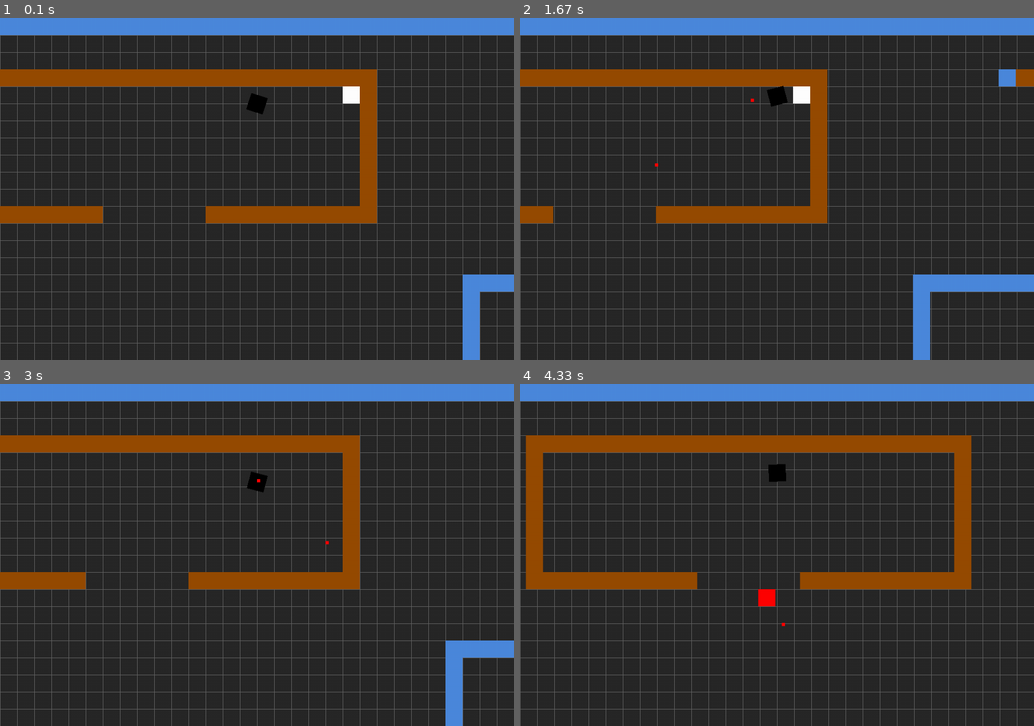
Above: before the commit, frames 1-4 (two rows, left to right).
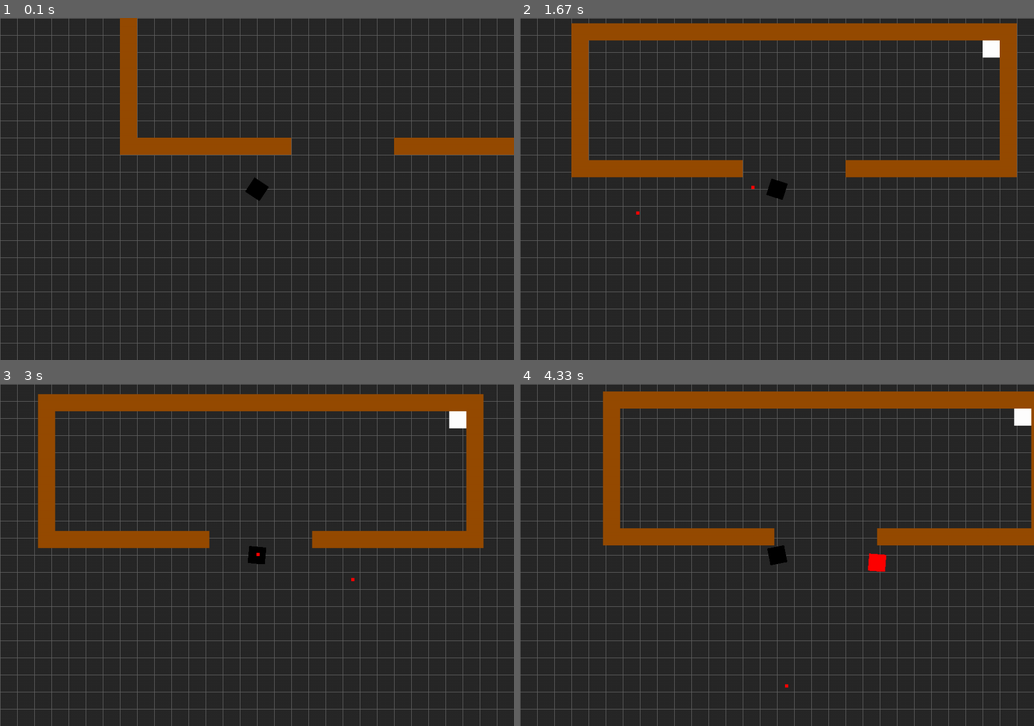
Above: after the commit, the same moments.

Repository: kangshwan/coop_pygame
Game: pygame game, started from main.py
The game is run twice, just before and just after one commit, with the same random seed, the same clock (stepped at 60 frames per second) and the same inputs.
Inputs (mouse positions are in pixels of both pictures, inside the frame that each line leads up to):
- Up to frame 1 (0.1 s): no input
- Up to frame 2 (1.67 s): click (777, 189) at 0.38 s; hold D 0.67-1.13 s; click (941, 178) at 0.75 s; hold W 1.17-1.47 s; click (653, 192) at 1.25 s; hold D from 1.5 s (still down); click (617, 137) at 1.58 s
- Up to frame 3 (3 s): release D at 1.97 s; hold A 2-2.53 s; click (334, 435) at 2.08 s; hold S 2.57-2.87 s; click (318, 585) at 2.65 s; hold A from 2.9 s (still down); click (267, 438) at 2.98 s
- Up to frame 4 (4.33 s): release A at 3.3 s; hold W 3.33-3.7 s; click (591, 544) at 3.42 s; hold D from 3.73 s (still down); click (782, 589) at 3.82 s

The runs differ from the first frame. In frame 1, 18% of the frame differs, in the area x 0-100%, y 0-100%; in frame 2, 21%; in frame 3, 22%; in frame 4, 22%, in the area x 0-100%, y 0-89%.

Commit message:
fixed rotation problem

Diff:
--- a/main.py
+++ b/main.py
@@ -78,6 +78,7 @@
                     self.feed_pos.append((col,row))
                 if tile == 'E':
                     self.enemy_pos.append((col,row))
+
                     #enemy_pos에 col,row 저장. 추후 feed처럼 append하여 생성하면 좋아보임.
         self.camera = Camera(self.map.width, self.map.height)
         # make Camera class / 카메라 객체 생성
--- a/map/map2.txt
+++ b/map/map2.txt
@@ -3,16 +3,16 @@
 1.......................................................................................................1
 1..........22222222222222222222222222..........1221112222111112222221111111222222221111111112222222222..1
 1..........2I......................I2...................................................................1
-1..........2..................P.....2...................................................................1
+1..........2........................2...................................................................1
 1..........2........................2...................................................................1
 1..........2........................2.....................T.............CAR.............................1
 1..........2........................2.....................R.............................................1
 1..........2........................2...................................................................1
 1..........2I......................I2...................................................................1
 1..........2222222222......2222222222...................................................................1
+1.......................................................................................................1
 1..........................E............................................................................1
-1.......................................................................................................1
-1.......................................................................................................1
+1..................P....................................................................................1
 1.........................................111111111111111111111111111111111111111.......................1
 1.........................................1.....................................1.......................1
 1.........................................1.....................................1.......................1
--- a/setting.py
+++ b/setting.py
@@ -40,9 +40,9 @@
 PISTOL_RATE = 250
 
 # grenade properties
-GRENADE_SPEED = 800
+GRENADE_SPEED = 600
 GRENADE_LIFETIME = 3000
-GRENADE_RATE = 1000
+GRENADE_RATE = 10000
 
 
 # item properties
--- a/sprites.py
+++ b/sprites.py
@@ -284,9 +284,11 @@
                 if self.vel.x > 0:
                     self.pos.x = hits[0].rect.left - self.rect.width/2
                     # x 방향 속도가 양수일 경우 -> 오른쪽으로 진행하고있음 따라서 position을 다시 세팅해줌
+                    self.reflect((-1,0))
                 if self.vel.x < 0:
                     self.pos.x = hits[0].rect.right + self.rect.width/2
                     # x 방향 속도가 음수일 경우 -> 왼쪽으로 진행하고있음 따라서 position을 다시 세팅해줌
+                    self.reflect((1,0))
                 self.vel.x = 0
                 # 부딫혔으니 x방향 속도를 0으로 해줌.
                 self.rect.centerx = self.pos.x
@@ -296,38 +298,45 @@
                 if self.vel.y > 0:
                     self.pos.y = hits[0].rect.top - self.rect.height/2
                     # y 방향 속도가 양수일 경우 -> 아래으로 진행하고있음 따라서 position을 다시 세팅해줌
+                    self.reflect((0,-1))
                 if self.vel.y < 0:
                     self.pos.y = hits[0].rect.bottom + self.rect.height/2
                     # y 방향 속도가 양수일 경우 -> 위쪽으로 진행하고있음 따라서 position을 다시 세팅해줌
+                    self.reflect((0,1))
                 self.vel.y = 0
                 # 부딫혔으니 y방향 속도를 0으로 해줌
                 self.rect.centery = self.pos.y
+    def reflect(self, NV):
+        self.dir = self.dir.reflect(pg.math.Vector2(NV))
+
 class Enemy(pg.sprite.Sprite):
     def __init__(self, game, x, y, color):
         self.groups = game.all_sprites, game.enemys
         pg.sprite.Sprite.__init__(self, self.groups)
         self.game = game
-        self.image = pg.Surface((TILESIZE,TILESIZE))
+        self.image = pg.Surface((TILESIZE,TILESIZE), pg.SRCALPHA)
         self.image.fill(color)
+        self.origin_image = self.image
         self.rect = self.image.get_rect()
         self.image.fill(RED)
-        self.pos = vec(x, y)
+        self.pos = vec(x, y) *TILESIZE
         self.rect.center = self.pos
-        self.rect.x = self.pos.x*TILESIZE
-        self.rect.y = self.pos.y*TILESIZE
+        #self.rect.x = self.pos.x*TILESIZE
+        #self.rect.y = self.pos.y*TILESIZE
+        #제 생각에 문제는 단 한번으로 좌표를 할당해도되는데 좌표할당행위를 나눠서 여러번 해서
+        #문제가 생겼던것 같습니다. 이렇게 하니 잘 되는것같네요!
         self.speedy = 1
+        self.rot = 0
 
     def update(self):
-        self.rect.x -= self.speedy
+        #self.rect.x -= self.speedy
+        self.rot = (self.game.player.pos - self.pos).angle_to(vec(1, 0))
+        self.image = pg.transform.rotate(self.origin_image, self.rot)
+        self.rect = self.image.get_rect()
+        self.rect.center = self.pos
+        #bullet이랑 enemy가 충돌시 둘 다 kill
         if pg.sprite.spritecollide(self, self.game.bullets, True):
             self.kill()
-        #bullet이랑 enemy가 충돌시 둘 다 kill
-
-
-        # self.rot = (self.game.player.pos - self.pos).angle_to(vec(1, 0))
-        # self.image = pg.transform.rotate(pg.Surface((TILESIZE,TILESIZE)), self.rot)
-        # self.rect = self.image.get_rect()
-        # self.rect.center = self.pos
 
 #아이템 상자 생성
 class Feed(pg.sprite.Sprite):
@@ -343,7 +352,8 @@
         self.rect.y = self.pos.y*TILESIZE
         # 추후 random을 통해 바꿔야함.
         self.item_no = 1
-
+class Explode(pg.sprite.Sprite):
+    pass
 class Wall(pg.sprite.Sprite):
     def __init__(self, game, x, y, color):
         self.groups = game.all_sprites, game.walls
